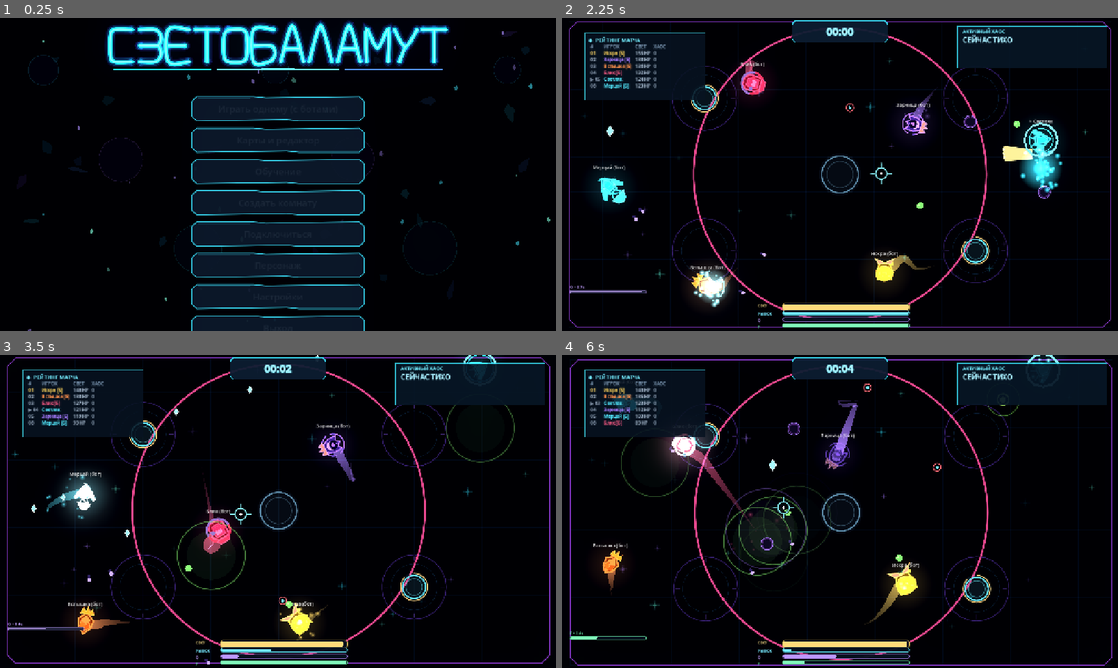
Above: before the commit, frames 1-4 (two rows, left to right).
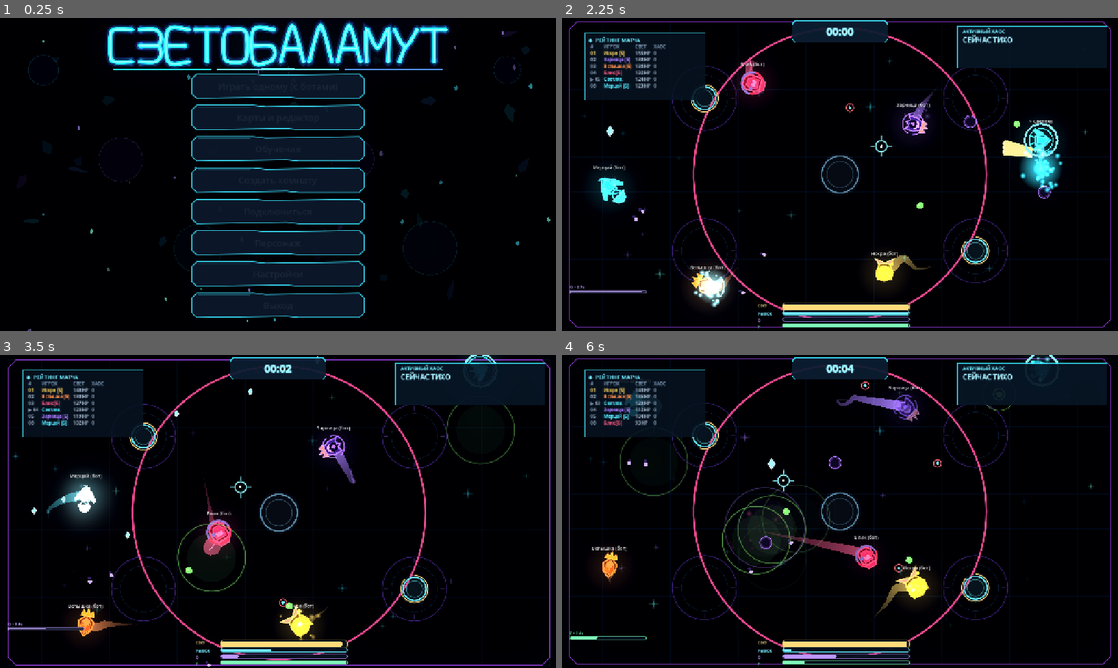
Above: after the commit, the same moments.

Repository: DvoreZZKy/svetobalamut
Game: Godot game, scene res://scenes/menu.tscn
The game is run twice, just before and just after one commit, with the same random seed, the same clock (stepped at 60 frames per second) and the same inputs.
Inputs (mouse positions are in pixels of both pictures, inside the frame that each line leads up to):
- Up to frame 1 (0.25 s): no input
- Up to frame 2 (2.25 s): click "Играть одному (с ботами)" at 0.5 s; click "НАЧАТЬ МАТЧ" at 1.25 s; tap Enter (restart) at 2 s; move the mouse to (867, 174) at 2.02 s; hold W (up) from 2.03 s (still down); tap Q (ability) at 2.1 s; click (867, 174) at 2.17 s
- Up to frame 3 (3.5 s): keep holding W (up); move the mouse to (250, 511) at 2.77 s; tap Space (dash) at 2.85 s
- Up to frame 4 (6 s): keep holding W (up); move the mouse to (851, 505) at 3.52 s; tap F (extra_ability) at 3.6 s; move the mouse to (834, 517) at 4.27 s; click (834, 517) at 4.35 s; move the mouse to (878, 514) at 5.02 s; hold E (possess) 5.03-5.78 s; move the mouse to (795, 508) at 5.77 s; tap Shift at 5.85 s

The runs differ from the first frame. In frame 1, 16% of the frame differs, in the area x 34-66%, y 17-100%; in frame 2, 0.3%; in frame 3, 7.1%; in frame 4, 9.7%.

Commit message:
Center menu screens and move main actions upward

Diff:
--- a/scripts/menu.gd
+++ b/scripts/menu.gd
@@ -75,8 +75,15 @@
 	_btn("Назад", join, func(): _show("main"))
 
 	var profile := _box("profile")
-	profile.position = Vector2(390, 72)
-	profile.size = Vector2(500, 560)
+	profile.anchor_left = 0.5
+	profile.anchor_right = 0.5
+	profile.anchor_top = 0.5
+	profile.anchor_bottom = 0.5
+	profile.offset_left = -250
+	profile.offset_right = 250
+	profile.offset_top = -280
+	profile.offset_bottom = 280
+	profile.alignment = BoxContainer.ALIGNMENT_CENTER
 	profile.add_theme_constant_override("separation", 5)
 	_title(profile, "ТВОЙ ПЕРСОНАЖ")
 	profile_preview = _make_vector_preview(profile)
@@ -102,6 +109,7 @@
 		profile_btn.add_theme_font_size_override("font_size", 18)
 	var save_profile_btn := profile.get_child(profile.get_child_count() - 1) as Button
 	save_profile_btn.custom_minimum_size = Vector2(450, 38)
+	save_profile_btn.size_flags_horizontal = Control.SIZE_SHRINK_CENTER
 	save_profile_btn.add_theme_font_size_override("font_size", 18)
 	_refresh_profile()
 
@@ -290,8 +298,15 @@
 
 
 	var controls := _box("controls")
-	controls.position = Vector2(390, 95)
-	controls.size = Vector2(500, 610)
+	controls.anchor_left = 0.5
+	controls.anchor_right = 0.5
+	controls.anchor_top = 0.5
+	controls.anchor_bottom = 0.5
+	controls.offset_left = -250
+	controls.offset_right = 250
+	controls.offset_top = -305
+	controls.offset_bottom = 305
+	controls.alignment = BoxContainer.ALIGNMENT_CENTER
 	_title(controls, "НАСТРОЙКА УПРАВЛЕНИЯ")
 	for action in ["up", "down", "left", "right", "dash", "ability", "extra_ability", "possess"]:
 		var bind_btn := _btn("", controls, func(): _begin_rebind(action))
@@ -380,8 +395,15 @@
 	lobby_actions.add_child(room_map_picker)
 
 	var bot_maps := _box("bot_maps")
-	bot_maps.position = Vector2(390, 170)
-	bot_maps.size = Vector2(500, 390)
+	bot_maps.anchor_left = 0.5
+	bot_maps.anchor_right = 0.5
+	bot_maps.anchor_top = 0.5
+	bot_maps.anchor_bottom = 0.5
+	bot_maps.offset_left = -250
+	bot_maps.offset_right = 250
+	bot_maps.offset_top = -195
+	bot_maps.offset_bottom = 195
+	bot_maps.alignment = BoxContainer.ALIGNMENT_CENTER
 	_title(bot_maps, "ВЫБОР КАРТЫ")
 	var bot_map_hint := Label.new()
 	bot_map_hint.text = "Выбери арену для матча с ботами"
@@ -552,8 +574,19 @@
 		b.offset_right = -36
 		b.offset_bottom = -24
 	else:
-		b.position = Vector2(440, 180 if key == "main" else 145)
-		b.size = Vector2(400, 560)
+		if key == "main":
+			b.position = Vector2(440, 128)
+			b.size = Vector2(400, 560)
+		else:
+			b.anchor_left = 0.5
+			b.anchor_right = 0.5
+			b.anchor_top = 0.5
+			b.anchor_bottom = 0.5
+			b.offset_left = -200
+			b.offset_right = 200
+			b.offset_top = -280
+			b.offset_bottom = 280
+			b.alignment = BoxContainer.ALIGNMENT_CENTER
 	b.add_theme_constant_override("separation", 14)
 	add_child(b)
 	boxes[key] = b
@@ -583,11 +616,11 @@
 		"Танк • много здоровья • Q: щит, снижающий урон",
 		"Ловкий • быстрые лёгкие выстрелы • Q: рывок сквозь пространство",
 		"Тяжёлый • медленные мощные снаряды • Q: круговой залп • F: призматические выстрелы",
-		"Сверхбыстрый • Q: разгон • F: цепная молния по двум целям",
+		"Очень быстрый, но хрупкий • Q: разгон • F: цепная молния по двум целям",
 		"Контроль поля • Q: притягивает врагов • F: отталкивает их",
 		"Медленный и крепкий • Q: временная броня • F: липкая зона",
 		"Хрупкий разрушитель • Q: вспышка • F: большая сверхнова",
-		"Мобильный • Q/F: короткое и длинное смещение",
+		"Создаёт двух световых двойников • F: скачок сквозь пространство",
 		"Точный стрелок • Q: рикошетные заряды • F: защитный щит",
 		"Контроль пространства • Q/F: гравитационное поле",
 		"Рикошетные снаряды • Q: усиленные выстрелы • F: веерный залп",
